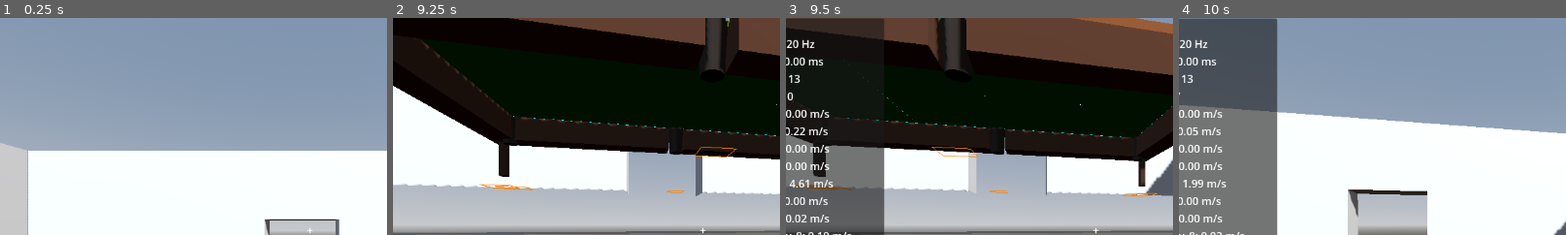
Above: before the commit, frames 1-4 (left to right).
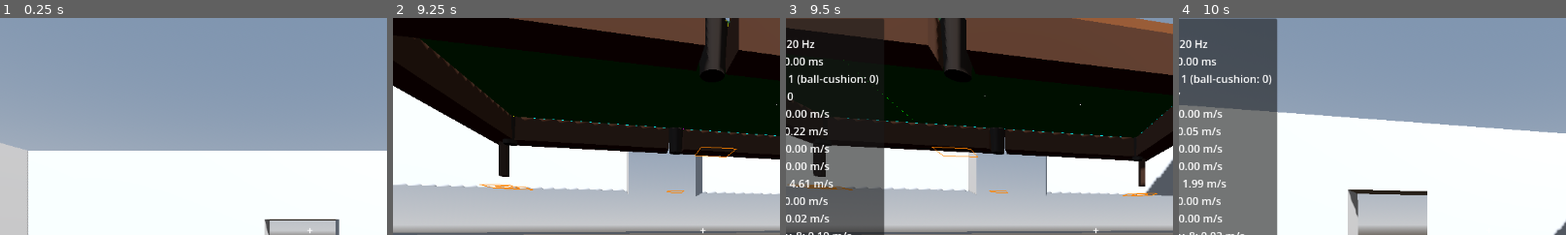
Above: after the commit, the same moments.

Repository: Cleans3/absolute-billiard
Game: Godot game, scene res://src/levels/MainLevel.tscn
The game is run twice, just before and just after one commit, with the same random seed, the same clock (stepped at 60 frames per second) and the same inputs.
Inputs (mouse positions are % of the whole screen's width and height, from its top left):
- Up to frame 1 (0.25 s): no input
- Up to frame 2 (9.25 s): tap Enter at 0.5 s; move the mouse to (55, 50) at 0.52 s; hold Right mouse button (shoot) 0.53-1.28 s; hold E (elevate_up) 0.53-4.25 s; tap Space (jump) at 0.77, 1.52, 3.02, 3.77, 7.52, 9.02 s; move the mouse to (45, 50) at 1.27 s; right-click (45, 50) at 1.35 s; move the mouse to (52, 48) at 2.02 s; hold Right mouse button (shoot) 2.03-2.78 s; move the mouse to (49, 52) at 2.77 s; right-click (49, 52) at 2.85 s; move the mouse to (57, 51) at 3.52 s; hold Right mouse button (shoot) 3.53-4.25 s; tap F5 (debug_console) at 4.15 s; click "Replay" at 4.25 s; click "Replay" at 5 s; click "Replay" at 5.75 s; click "Fire" at 6.5 s; move the mouse to (20, 35) at 7.27 s; hold A (move_left) 7.28-8.03 s; right-click (20, 35) at 7.35 s; tap F2 (debug_freecam) at 7.9 s; move the mouse to (55, 50) at 8.02 s; hold Q (elevate_down) 8.03-8.78 s; hold Right mouse button (shoot) 8.03-8.78 s; click (55, 50) at 8.17 s; tap F3 (debug_gizmos) at 8.65 s; move the mouse to (35, 25) at 8.77 s; hold D (move_right) from 8.78 s (still down); right-click (35, 25) at 8.85 s
- Up to frame 3 (9.5 s): keep holding D (move_right); tap F1 (debug_hud) at 9.4 s
- Up to frame 4 (10 s): move the mouse to (72, 45) at 9.52 s; release D (move_right) at 9.53 s; hold E (elevate_up) from 9.53 s (still down); hold Right mouse button (shoot) from 9.53 s (still down); tap Space (jump) at 9.77 s
The pictures show only the part of the screen within x 10-60%, y 1-51%; the shares and areas given below are measured in that part.

Frames 1-2 are identical in both runs. In frame 3, 0.5% of the frame differs, in the area x 2-25%, y 25-31%; in frame 4, 0.4%.

Commit message:
debug: HUD contact pairs counts unique ball-ball pairs, excludes bed (T5.4)
Summing get_colliding_bodies() over every ball double-counted each ball-ball
contact (reported once per ball) and mixed in ball-vs-Bed contacts, which
aren't a "cushion" hit. Now: ball-ball halved for uniqueness, cushion/jaw
hits counted separately, Bed counted in neither.

Verified against a live break: unique ball-ball=17 at frame 20 matches
gamma's own gamma_l1_probe.gd reference figure exactly.

Co-Authored-By: Claude Sonnet 5 <noreply@anthropic.com>

Diff:
--- a/src/debug/debug_hud.gd
+++ b/src/debug/debug_hud.gd
@@ -31,12 +31,21 @@
 	# PHYSICS_3D_COLLISION_PAIRS reads 0 under Jolt (verified live, gamma_probe.log case J; no
 	# Jolt-specific replacement monitor documented for 4.7 — src/debug/README.md). Sum each ball's
 	# own get_colliding_bodies() instead, valid while contact_monitor is on (only during a shot).
-	var pairs := 0
+	# Loop-2 T5.4 (gamma F3b): a ball-ball contact is reported from BOTH balls' own lists, so a raw
+	# sum double-counts every pair; a ball-vs-Bed contact isn't a "cushion" hit either. Halve the
+	# ball-ball tally and keep cushion/jaw hits in their own count, bed contacts in neither.
+	var ball_ball := 0
+	var ball_cushion := 0
 	if table and table.sim:
 		for ball in table.sim.get_balls():
-			if ball.contact_monitor:
-				pairs += ball.get_colliding_bodies().size()
-	lines.append("contact pairs: %d" % pairs)
+			if not ball.contact_monitor:
+				continue
+			for o in ball.get_colliding_bodies():
+				if o is Ball:
+					ball_ball += 1
+				elif o.has_meta(&"rail_normal") or o.has_meta(&"jaw"):
+					ball_cushion += 1
+	lines.append("contact pairs: %d (ball-cushion: %d)" % [ball_ball / 2, ball_cushion])
 	if table and table.sim:
 		lines.append("awake balls: %d" % table.sim.awake)
 		for ball in table.sim.get_balls():
